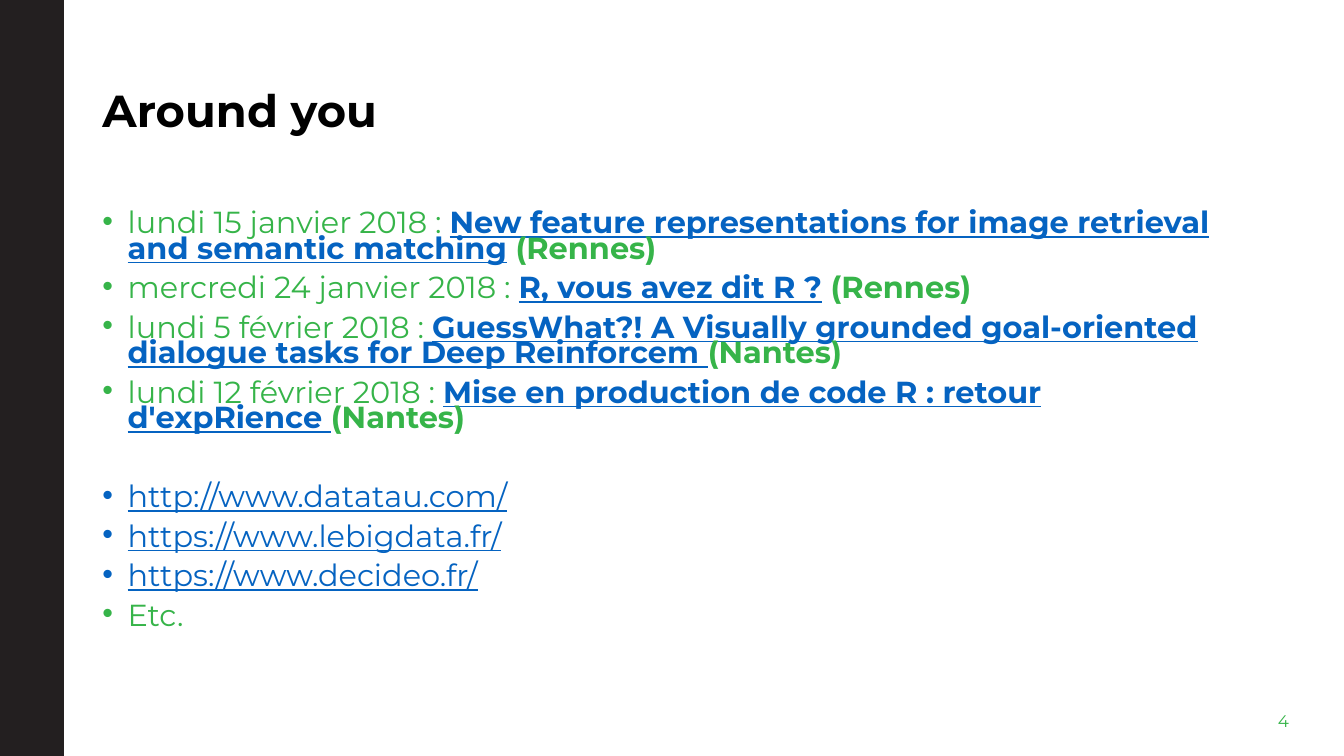
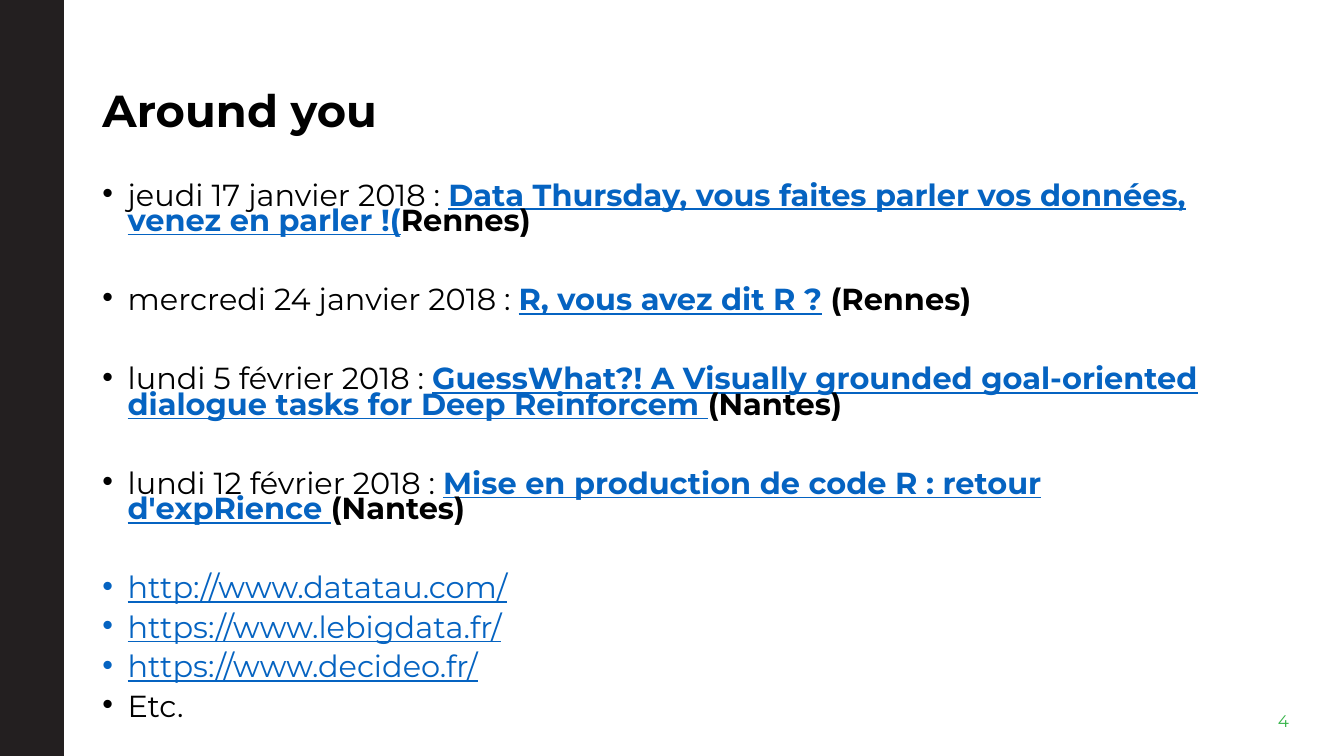
Before and after one commit to cBremardAdvalo/SeminarPigHive, a slide deck: slide 4 of Documents/Présentation2018/SéminairePigHive2018.pptx. Drawn at 1344x756 pixels with LibreOffice and Linux fonts; fonts in the diff are those of the drawing; background and template pictures are left out. Boxes give left, top, right and bottom in pixels: in the first picture for what was removed or moved away, otherwise in the second. Text is boxed around its words. In the diff, an @@ line names an element or a change of style, - is before the commit and + after.

```diff
--- a/Documents/Présentation2018/SéminairePigHive2018.pptx
+++ b/Documents/Présentation2018/SéminairePigHive2018.pptx
@@ text "jeudi 17 janvier 2018 : ...": place and size @@
-text "jeudi 17 janvier 2018 : ..." at <box>128,209,1209,626</box>
+text "jeudi 17 janvier 2018 : ..." at <box>128,182,1197,717</box>
@@ text at <box>128,182,1186,237</box>: text changed @@
-• lundi 15 janvier 2018 : New feature representations for image retrieval and semantic matching (Rennes)
+• jeudi 17 janvier 2018 : Data Thursday, vous faites parler vos données, venez en parler !(Rennes)
@@ text at <box>128,286,1197,717</box>: text colour #36B449 to #000000 in "mercredi 24 janvier 2018 : (Rennes)", "lundi 5 février 2018 : (Nantes)", "lundi 12 février 2018 : (Nantes)", "Etc." @@
```
Also in this commit, not shown: 6 other slides changed, 1 slide added.
